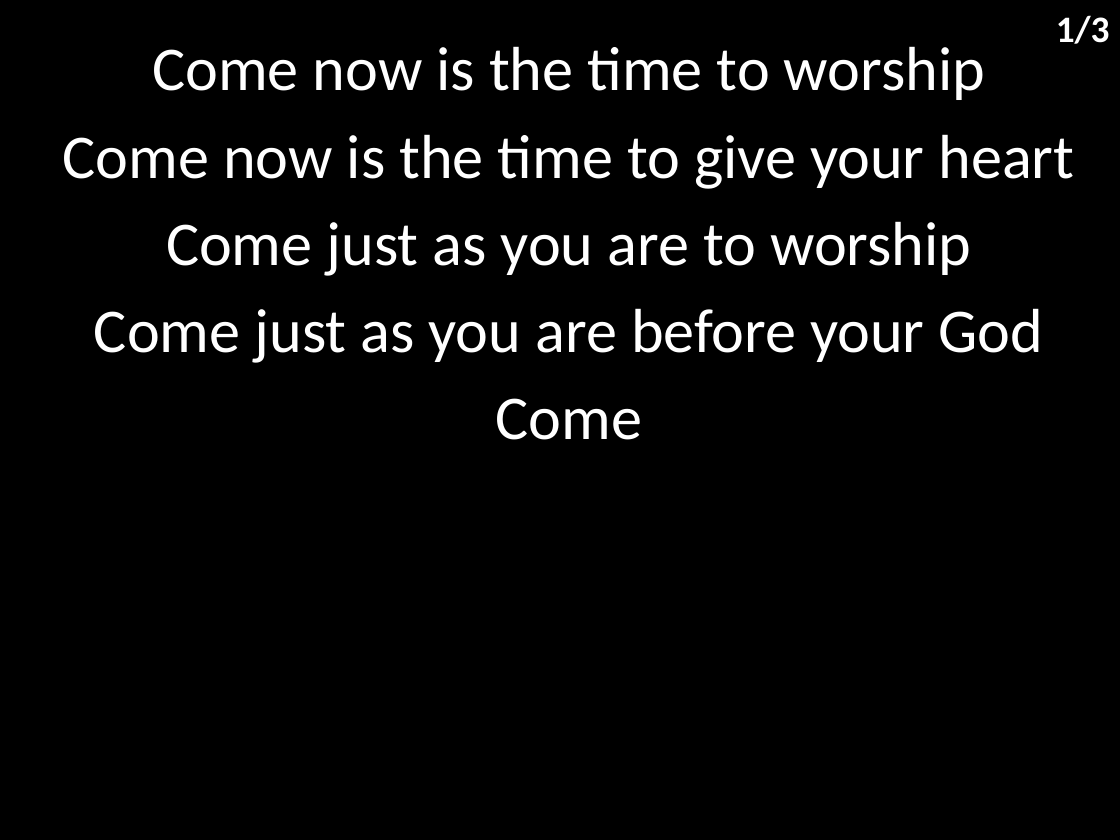
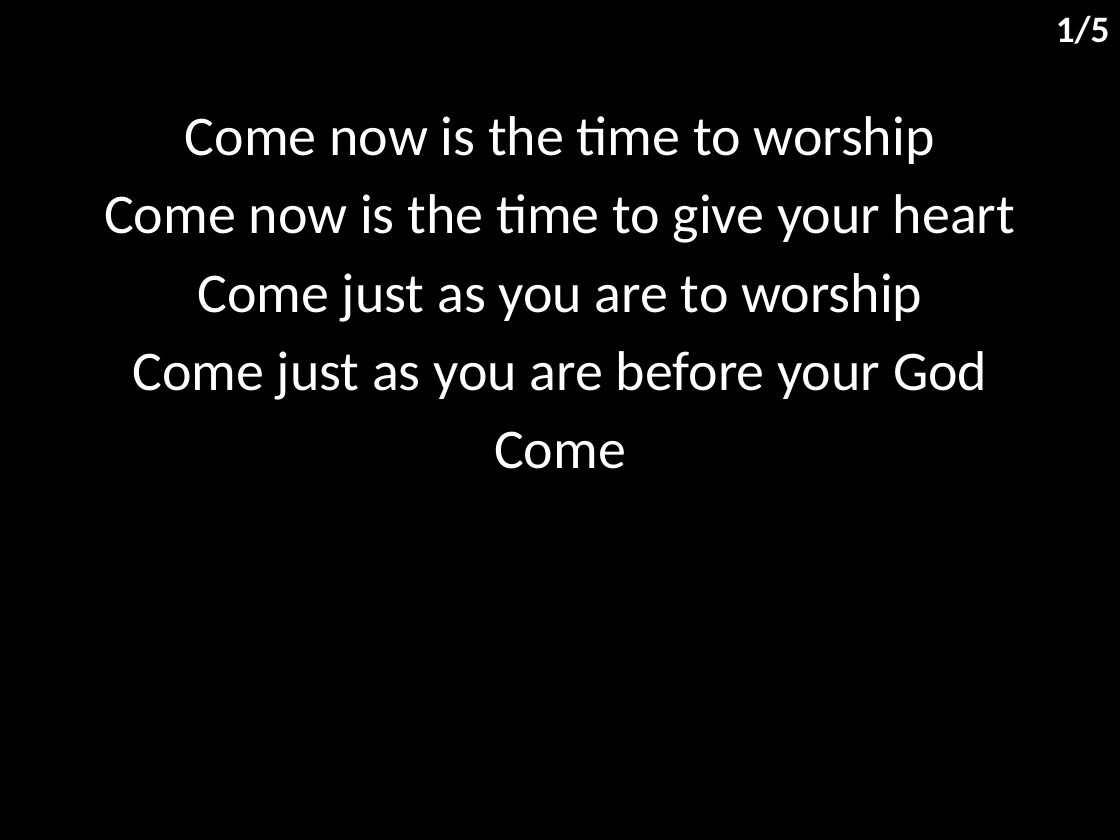
Before and after one commit to hoo-are-ya/worship, a slide deck: slide 2 of docs/songs/come now is the time.pptx. Drawn at 1120x840 pixels with LibreOffice and Linux fonts; fonts in the diff are those of the drawing. Boxes give left, top, right and bottom in pixels: in the first picture for what was removed or moved away, otherwise in the second. Text is boxed around its words. In the diff, an @@ line names an element or a change of style, - is before the commit and + after.

```diff
--- a/docs/songs/come now is the time.pptx
+++ b/docs/songs/come now is the time.pptx
@@ text at (x1=1056, y1=15, x2=1110, y2=44): text changed @@
-1/3
+1/5
@@ subtitle "Come now is the time ..." moved from (x1=63, y1=46, x2=1075, y2=440) to (x1=104, y1=116, x2=1015, y2=469) @@
@@ subtitle "Come now is the time ..." at (x1=104, y1=116, x2=1015, y2=469): size 40 to 36 pt @@
```
Also in this commit, not shown: 2 other slides changed, 2 slides added, 6 other files.
